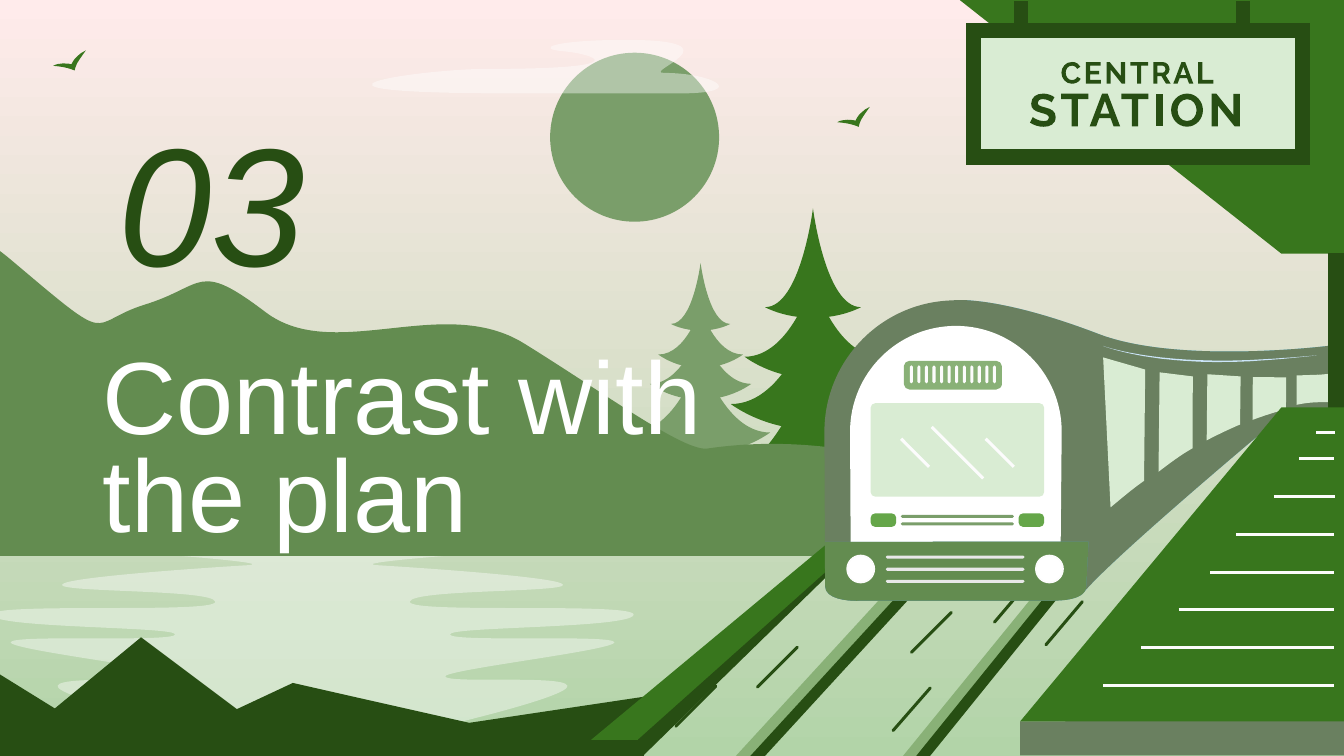
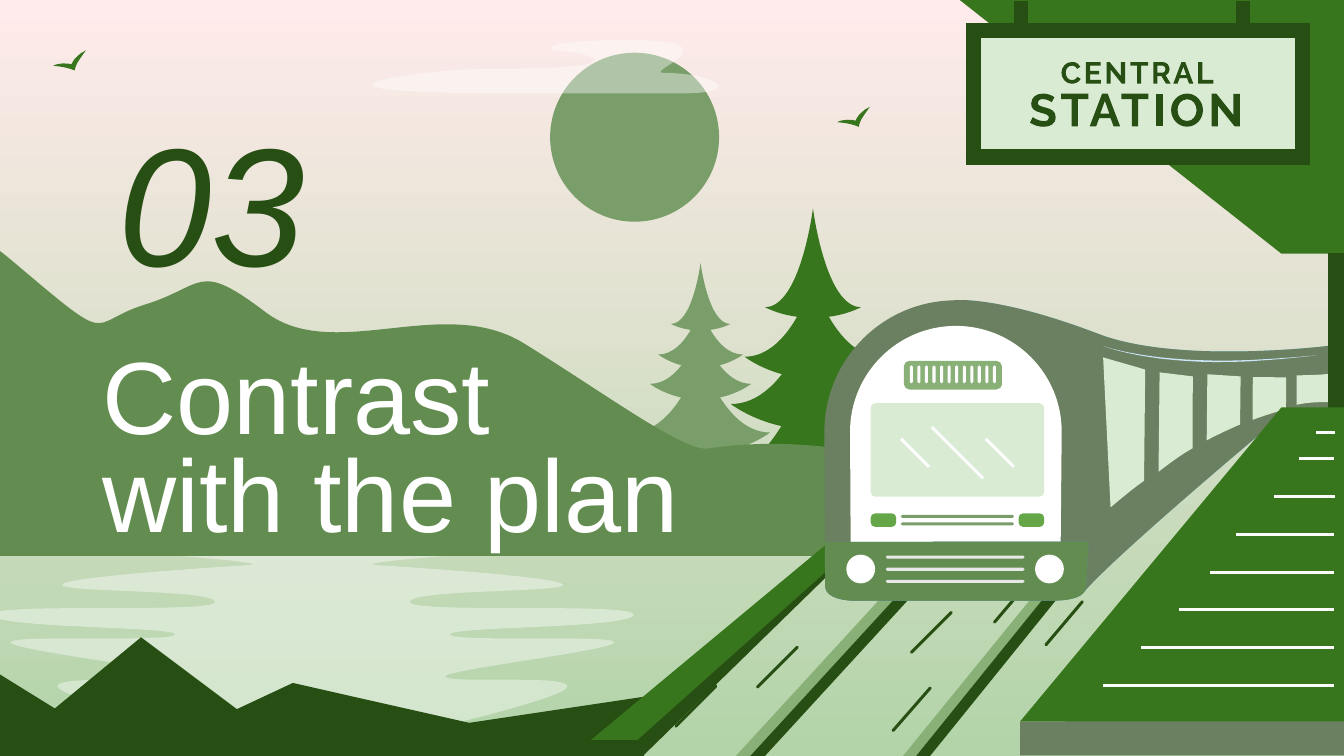
Before and after one commit to Smoother19/MusicAnimation, a slide deck: slide 15 of docs/presentation/PresAlpha.pptx. Drawn at 1344x756 pixels with LibreOffice and Linux fonts; fonts in the diff are those of the drawing. Boxes give left, top, right and bottom in pixels: in the first picture for what was removed or moved away, otherwise in the second. Text is boxed around its words. In the diff, an @@ line names an element or a change of style, - is before the commit and + after.

Commit message:
Update powerpoint

```diff
--- a/docs/presentation/PresAlpha.pptx
+++ b/docs/presentation/PresAlpha.pptx
@@ title "Contrast with the plan" rewrapped from box(103, 352, 701, 552) to box(103, 362, 679, 552) @@
```
